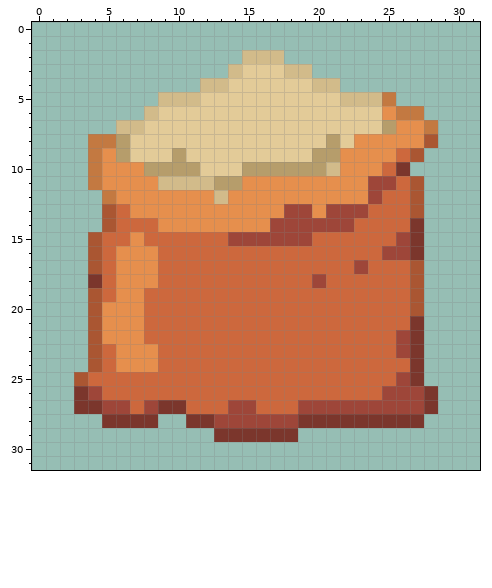
File history of a pixel-art sprite, ecology_resource_pack/textures/items/crops/crop/wheat.png. The picture above was drawn from the file before the commit.
The file is 32x32 pixels. Colours within 5 levels of each other are drawn and written as one.
Once edited:
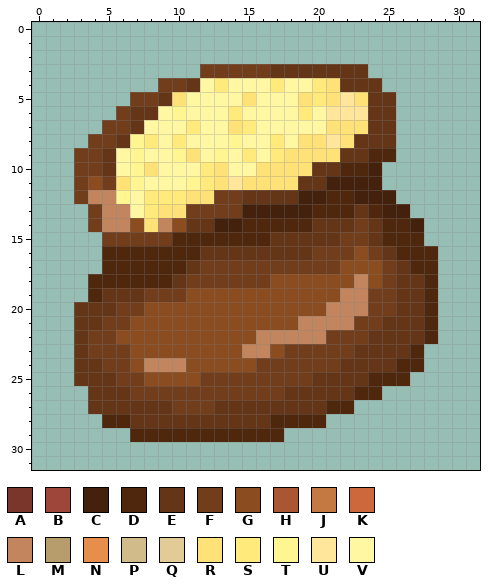
Palette (. is transparent): A #7b362c  B #9e4639  C #43210c  D #4e270d  E #643516  F #713d1b  G #8b4c20  H #aa5632  J #c37941  K #cd683d  L #c2855d  M #b69d6b  N #e68f4d  P #d2bb8a  Q #e3cb98  R #ffe277  S #ffea7b  T #fff692  U #ffe69b  V #fff7a1
Changes in this commit:
Changed rows in their new state; - is an unchanged pixel.
first column x 3:
 2 ------------...-----------
 3 ---------FFFFFEEEEEEE-----
 4 ------FFEVSVVVSVVSREEE----
 5 ----FFERVVVVRVVVRSRUREE---
 6 ---FEEVTVVVSVVVVSVUUUEE..-
 7 --FFEVVVSVVRSVVVVVRRREE...
 8 -FFETSVSVVVTVVSVRRUREEE...
 9 FFEVTVVTRVTVSVSRRRREEDD..-
10 FFEVTRVVVSRVVRRRREEDDC..--
11 FGFRTVVVTSRURRRREECCCC...-
12 FLLTVSSSRRFFEEEECCDDCCC..-
13 -FLLVSRRFFFFCCCCCDDDEDCC.-
14 -FLLGRLGEECCDDDDDEEEFEDDC-
15 -.FFFFFDDDDDDDEEEEEFFEDDD-
16 -.DDDDDDDEEEEEEEEFFFGFEDDD
17 -.DDDDDDEFFFFFFFFFFGGGFEDD
18 -DDDDDDEFFFFFFGGGGGGLGFEED
19 -DEEEFFFGGGGGGGGGGGLLFFEED
20 EEEFFGGGGGGGGGGGGGLLLFFEED
21 EEFFGGGGGGGGGGGGLLLLFFEEED
22 EFFGGGGGGGGGGLLLLLFFFEEEED
23 EFFFGGGGGGGGLLGFFFFFEEEED-
24 EEFFGLLLGGGGGFFFFFFEEEEDD-
25 EEEFFGGGGFFFFFFFFEEEEDDD.-
26 .EEEFFFFFFFFFFFEEEEEDD....
27 .EEEEEEFFFEEEEEEEEDD......
28 --DDEEEEEEEEEEDDDD.......-
29 ----DDDDDDDDDDD.----------
